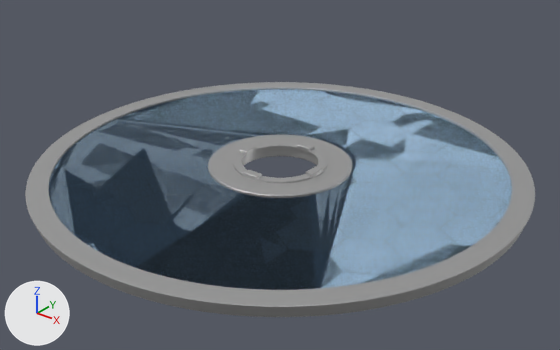
Renders of the glTF model assets/scene/Models/Base.gltf from each side of a commit.
One viewpoint serves both versions: a 50 mm lens placed at (35.9, -44.9, 26.7), pointed at (1.3, -1.6, -0.1). Lighting does not change. The marker at lower left points along +X, +Y and +Z. The picture after the commit comes second. Objects named as collision shapes, trigger or cutter boxes, shadow casters or lower levels of detail are left out. Where no turn or scale is listed for an object, it has been applied to the vertices. Vertices at exactly the same position are counted once.
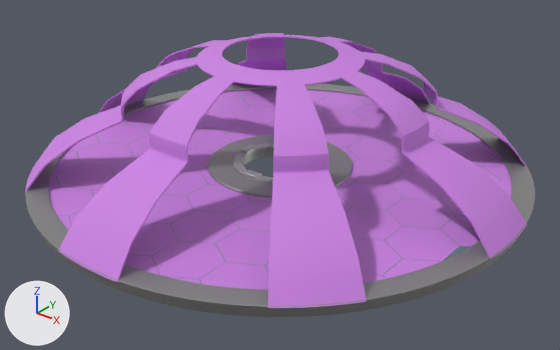
Pixel boxes [x1, y1, x2, y2] of what changed, in the pictures (560 x 350 px):
'HoneyComb.001', recoloured (blue to purple): [49, 89, 512, 290] in both
'Sphere.002', added (purple): after [25, 33, 527, 308]
part 1 of me_honeycomb_004, built on (blue): before [49, 89, 512, 290]

The edits, one by one:
Material 'LighterGlass' (mat_lighterglass) changes colour from blue #a5c6e2 to purple #cb83e2; in linear values from (0.374, 0.562, 0.76) to (0.599, 0.227, 0.76).
me_honeycomb_004 is used by ob_honeycomb_001; location (0.0, 0.0, -0.21).
me_honeycomb_004 had 593 vertices, 992 faces and spanned x -19.5..19.5, y -19.5..19.5, z 0.0.
me_honeycomb_004 now has 540 vertices, 918 faces and spans x -19.5..19.5, y -19.5..19.5, z 0.0.
Part 1, on me_honeycomb_004:
53 vertices are removed from x -18.0..18.8, y -19.3..19.3, z 0.0.
81 faces are deleted.
7 new faces join them, mat_darkerglass (blue #697e90).
Mesh me_sphere_002 is new.
It has 2304 vertices, 4608 faces and spans x -20.0..20.0, y -20.0..20.0, z 0.9..10.3.
It uses material mat_lighterglass (purple #cb83e2).
Object 'Sphere.002' (ob_sphere_002) is new; it shows me_sphere_002.
Its location is (0.0, 0.0, -1.04).
